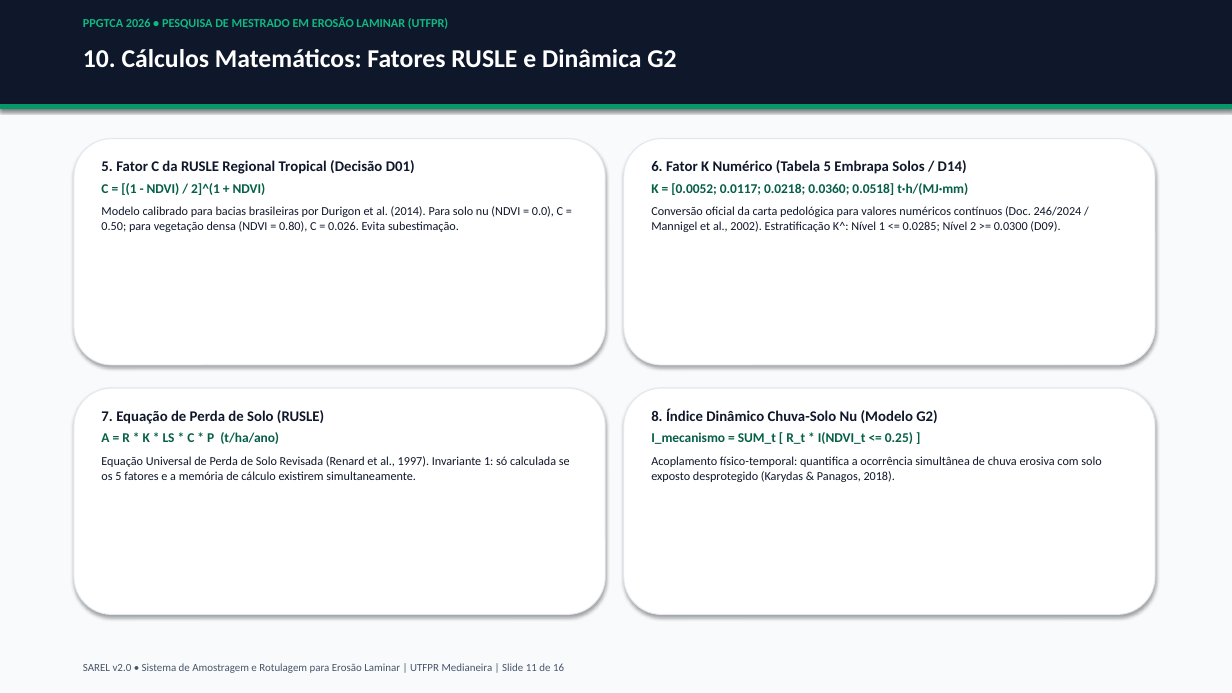
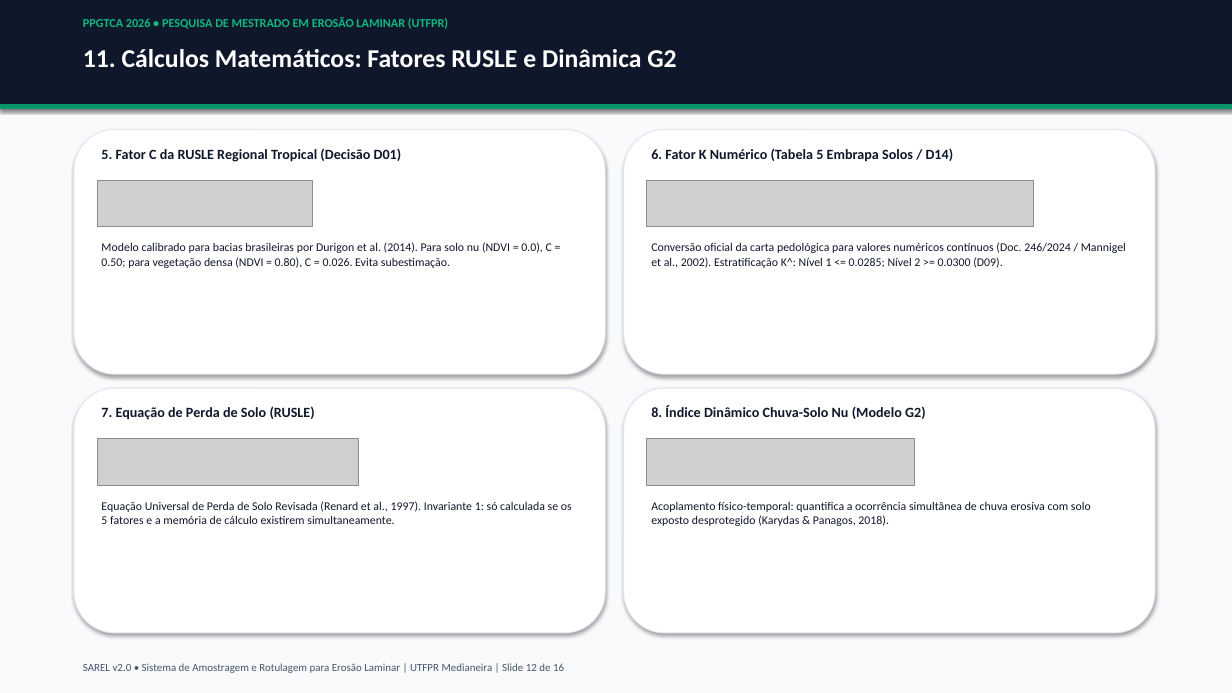
Before and after one commit to RedZardoz/localizador-erosao-v02, a slide deck: slide 12 of docs/Apresentacao_SAREL_PPGTCA_2026.pptx (slide 11 before the commit). Drawn at 1232x693 pixels with LibreOffice and Linux fonts; fonts in the diff are those of the drawing; grey boxes stand for pictures. Boxes give left, top, right and bottom in pixels: in the first picture for what was removed or moved away, otherwise in the second. Text is boxed around its words. In the diff, an @@ line names an element or a change of style, - is before the commit and + after.

```diff
--- a/docs/Apresentacao_SAREL_PPGTCA_2026.pptx
+++ b/docs/Apresentacao_SAREL_PPGTCA_2026.pptx
@@ text at box(83, 49, 676, 67): text changed @@
-10. Cálculos Matemáticos: Fatores RUSLE e Dinâmica G2
+11. Cálculos Matemáticos: Fatores RUSLE e Dinâmica G2
@@ rounded rectangle: place and size @@
-rounded rectangle at box(74, 139, 605, 365)
+rounded rectangle at box(74, 129, 605, 374)
@@ text added at box(101, 148, 402, 162), 11 pt, text #0F172A, bold @@
+5. Fator C da RUSLE Regional Tropical (Decisão D01)
@@ rounded rectangle: place and size @@
-rounded rectangle at box(624, 139, 1155, 365)
+rounded rectangle at box(624, 129, 1155, 374)
@@ text added at box(651, 148, 954, 162), 11 pt, text #0F172A, bold @@
+6. Fator K Numérico (Tabela 5 Embrapa Solos / D14)
@@ text at box(101, 160, 415, 195): paragraphs removed @@
-5. Fator C da RUSLE Regional Tropical (Decisão D01)
-C = [(1 - NDVI) / 2]^(1 + NDVI)
@@ text at box(651, 160, 968, 195): paragraphs removed @@
-6. Fator K Numérico (Tabela 5 Embrapa Solos / D14)
-K = [0.0052; 0.0117; 0.0218; 0.0360; 0.0518] t·h/(MJ·mm)
@@ picture added at box(97, 180, 312, 226) @@
@@ picture added at box(647, 180, 1034, 226) @@
@@ text "Modelo calibrado para bacias brasileiras ...": place and size @@
-text "Modelo calibrado para bacias brasileiras ..." at box(101, 160, 563, 232)
+text "Modelo calibrado para bacias brasileiras ..." at box(101, 242, 552, 268)
@@ text "Conversão oficial da carta pedológica ...": place and size @@
-text "Conversão oficial da carta pedológica ..." at box(651, 160, 1082, 232)
+text "Conversão oficial da carta pedológica ..." at box(651, 242, 1126, 268)
@@ rounded rectangle: place and size @@
-rounded rectangle at box(74, 388, 605, 615)
+rounded rectangle at box(74, 388, 605, 633)
@@ rounded rectangle: place and size @@
-rounded rectangle at box(624, 388, 1155, 615)
+rounded rectangle at box(624, 388, 1155, 633)
@@ text at box(101, 410, 324, 444): paragraphs removed @@
-7. Equação de Perda de Solo (RUSLE)
-A = R * K * LS * C * P (t/ha/ano)
@@ text added at box(101, 406, 315, 420), 11 pt, text #0F172A, bold @@
+7. Equação de Perda de Solo (RUSLE)
@@ text at box(651, 408, 937, 444): paragraphs removed @@
-8. Índice Dinâmico Chuva-Solo Nu (Modelo G2)
-I_mecanismo = SUM_t [ R_t * I(NDVI_t <= 0.25) ]
@@ text added at box(651, 405, 926, 419), 11 pt, text #0F172A, bold @@
+8. Índice Dinâmico Chuva-Solo Nu (Modelo G2)
@@ picture added at box(97, 439, 359, 485) @@
@@ picture added at box(647, 439, 915, 485) @@
@@ text "Equação Universal de Perda de ...": place and size @@
-text "Equação Universal de Perda de ..." at box(101, 410, 570, 480)
+text "Equação Universal de Perda de ..." at box(101, 501, 572, 524)
@@ size 9.5 to 9.2 pt in 4 elements at box(101, 242, 552, 268), box(101, 501, 572, 524), box(651, 242, 1126, 268), box(651, 501, 1091, 526) @@
@@ text "Acoplamento físico-temporal: quantifica a ocorrência ...": place and size @@
-text "Acoplamento físico-temporal: quantifica a ocorrência ..." at box(651, 408, 1101, 482)
+text "Acoplamento físico-temporal: quantifica a ocorrência ..." at box(651, 501, 1091, 526)
@@ text at box(83, 663, 564, 673): text changed @@
-SAREL v2.0 • Sistema de Amostragem e Rotulagem para Erosão Laminar | UTFPR Medianeira | Slide 11 de 16
+SAREL v2.0 • Sistema de Amostragem e Rotulagem para Erosão Laminar | UTFPR Medianeira | Slide 12 de 16
```
Also in this commit, not shown: 6 other slides changed, 1 slide added, 31 other files.
